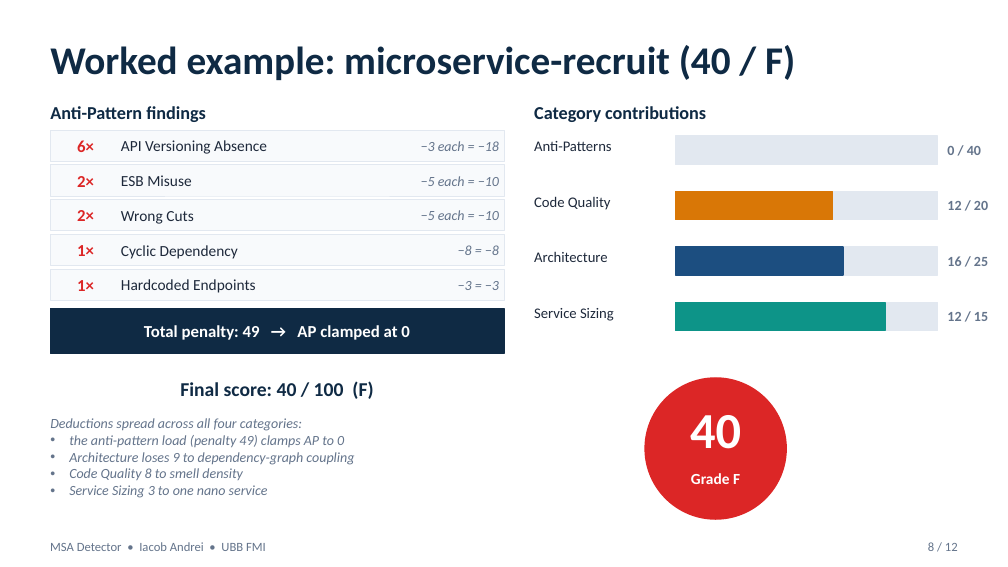
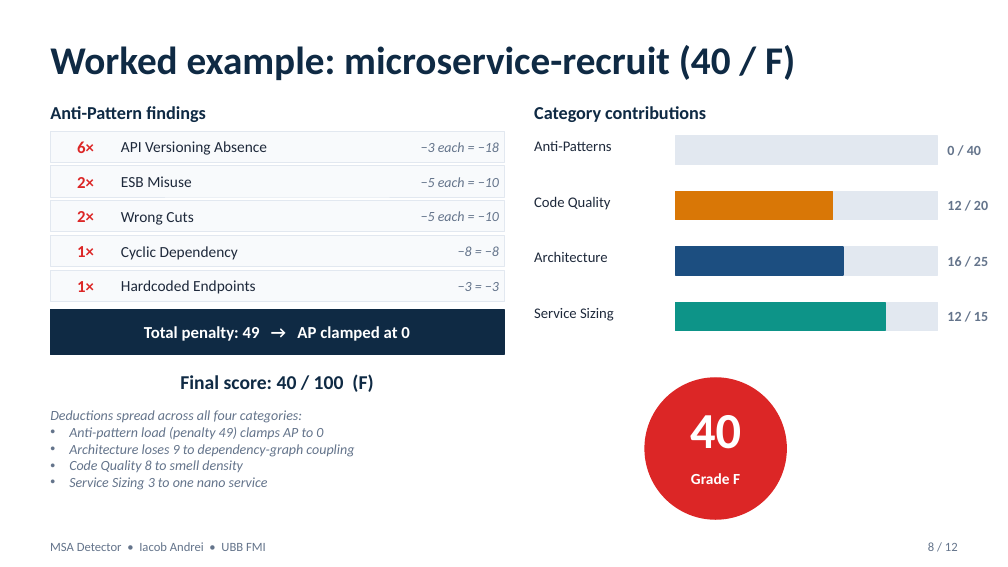
Before and after one commit to andrei45635/dissertation_backend, a slide deck: slide 8 of thesis/presentation/MSA_Detector_Defense.pptx. Drawn at 1008x567 pixels with LibreOffice and Linux fonts; fonts in the diff are those of the drawing. Boxes give left, top, right and bottom in pixels: in the first picture for what was removed or moved away, otherwise in the second. Text is boxed around its words. In the diff, an @@ line names an element or a change of style, - is before the commit and + after.

Commit message:
fix wrong cuts and god service detectors in code, thesis and presentation

```diff
--- a/thesis/presentation/MSA_Detector_Defense.pptx
+++ b/thesis/presentation/MSA_Detector_Defense.pptx
@@ text "Final score: 40 / 100 ..." moved from (x1=180, y1=381, x2=373, y2=399) to (x1=180, y1=374, x2=373, y2=392) @@
@@ text "Deductions spread across all four ..." moved from (x1=50, y1=418, x2=354, y2=498) to (x1=50, y1=410, x2=354, y2=490) @@
@@ text at (x1=69, y1=427, x2=323, y2=439): text changed @@
-• the anti-pattern load (penalty 49) clamps AP to 0
+• Anti-pattern load (penalty 49) clamps AP to 0
```
Also in this commit, not shown: 6 other slides changed, 25 other files.
